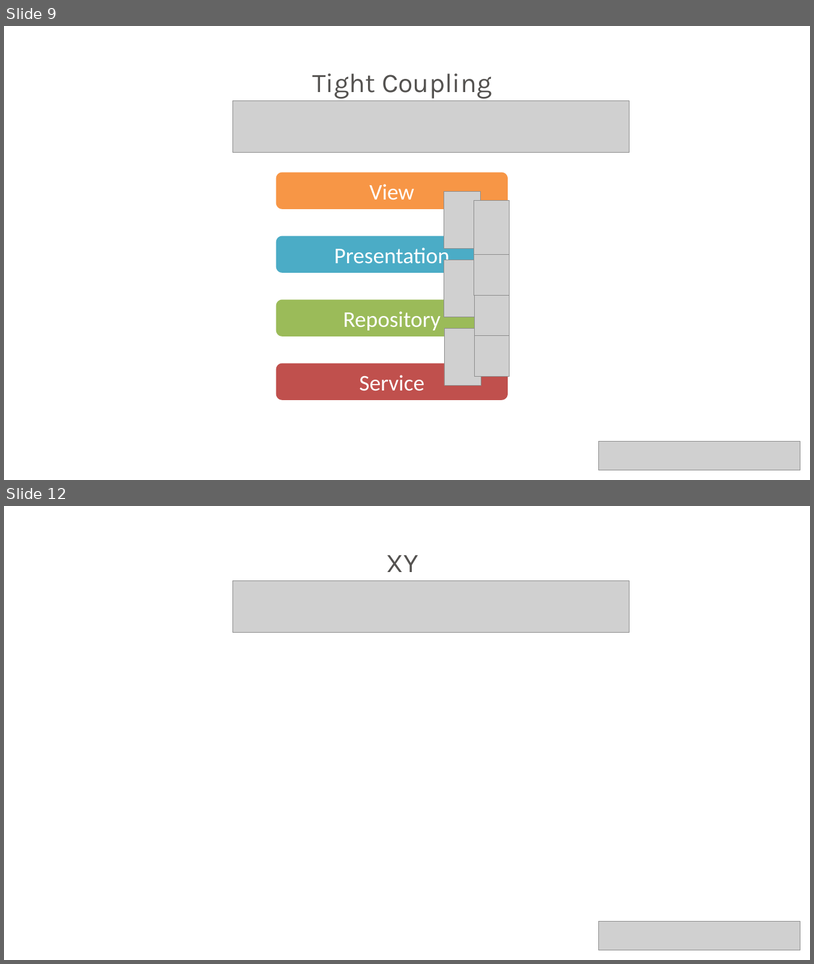
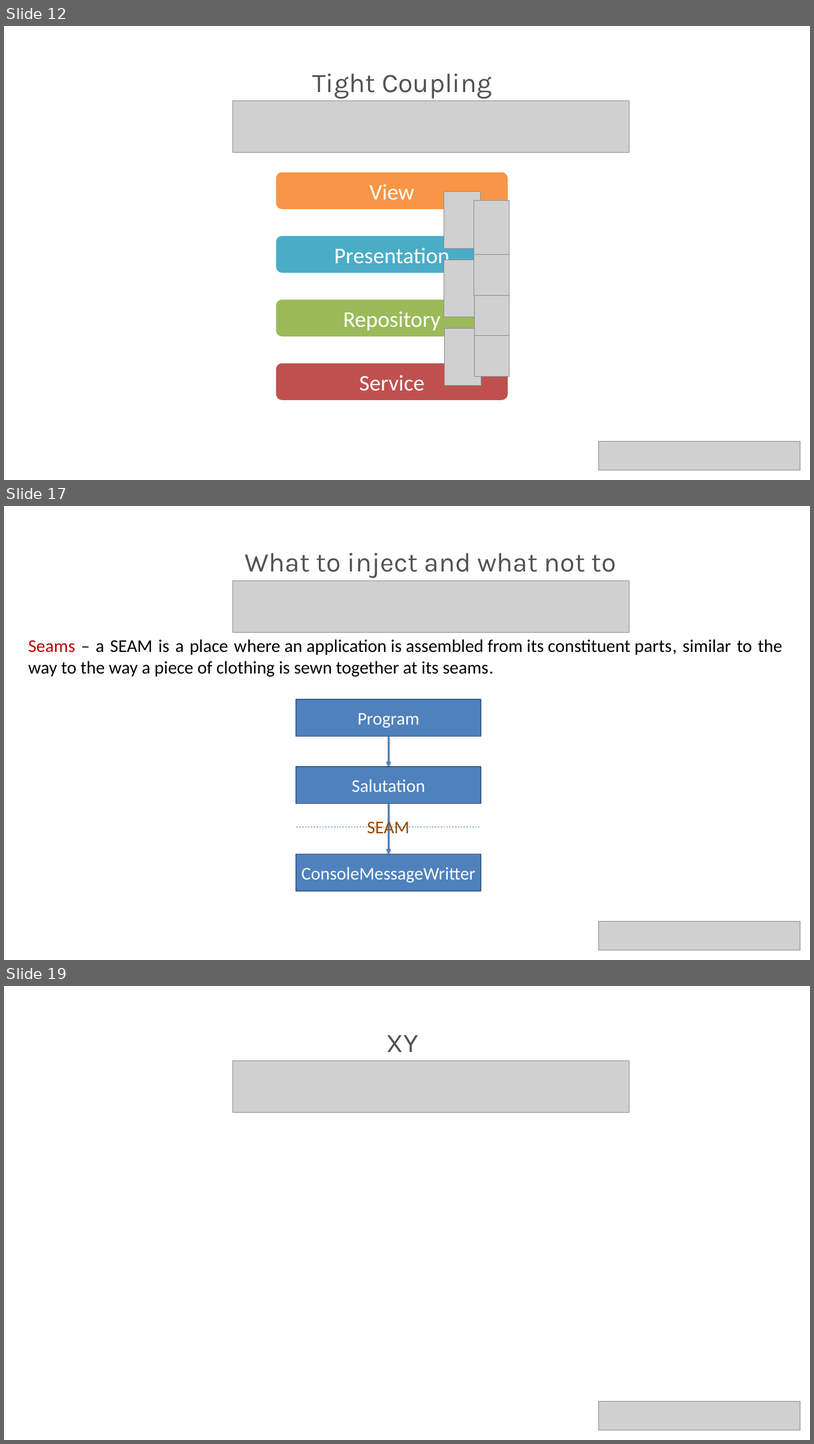
Before and after one commit to neman/DI-Course, a slide deck: DI Course.pptx. Shown one above the other, each under a label of ours: slides 9 and 12 before the commit, slides 12, 17 and 19 after it; the slides between them are not shown. The pictures are 814x964 and 814x1444 pixels, drawn with LibreOffice and Linux fonts; fonts in the diff are those of the drawing; grey boxes stand for pictures; background and template pictures are left out. Boxes give left, top, right and bottom in pixels: in the first picture for what was removed or moved away, otherwise in the second. Text is boxed around its words. In the diff, an @@ line names an element or a change of style, - is before the commit and + after.

```diff
--- a/DI Course.pptx
+++ b/DI Course.pptx
@@ slide 17 added at (x1=4, y1=506, x2=810, y2=960), background picture (left out) @@
@@ text added at (x1=245, y1=553, x2=617, y2=581), 48 pt, text #545250 @@
+What to inject and what not to inject?
@@ picture added at (x1=233, y1=581, x2=630, y2=633) @@
@@ text added at (x1=28, y1=639, x2=783, y2=676), 32 pt, text #000000 @@
+Seams – a SEAM is a place where an application is assembled from its constituent parts, similar to the way to the way a piece of clothing is sewn together at its seams.
@@ rectangle added at (x1=296, y1=699, x2=481, y2=736), fill #4F81BD, outline #3A5F8C 2 pt, 32 pt, text #FFFFFF @@
+Program
@@ arrow added from (389, 736) to (389, 766), #4F81BD 3 pt @@
@@ rectangle added at (x1=296, y1=766, x2=481, y2=804), fill #4F81BD, outline #3A5F8C 2 pt, 32 pt, text #FFFFFF @@
+Salutation
@@ arrow added from (389, 804) to (389, 854), #4F81BD 3 pt @@
@@ line added from (296, 827) to (482, 827), #4F81BD 0.75 pt dashed @@
@@ text added at (x1=367, y1=818, x2=410, y2=837), 32 pt, text #984807 @@
+SEAM
@@ rectangle added at (x1=296, y1=854, x2=481, y2=891), fill #4F81BD, outline #3A5F8C 2 pt, 32 pt, text #FFFFFF @@
+ConsoleMessageWritter
@@ picture added at (x1=599, y1=921, x2=800, y2=949) @@
@@ what was slide 9 is now slide 12 @@
@@ what was slide 12 is now slide 19 @@
```
Also in this commit, not shown: 1 slide changed, 6 other slides added, 1 other file.
